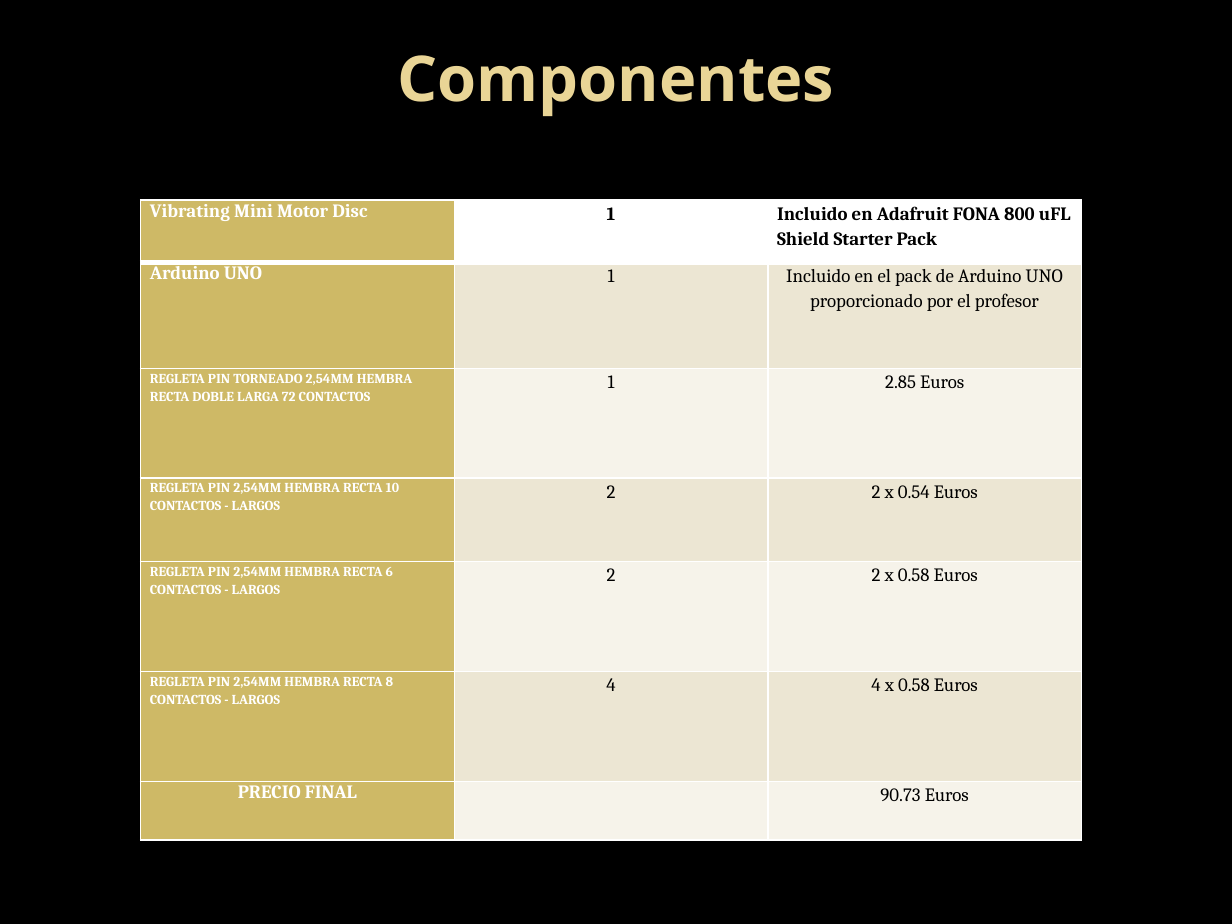
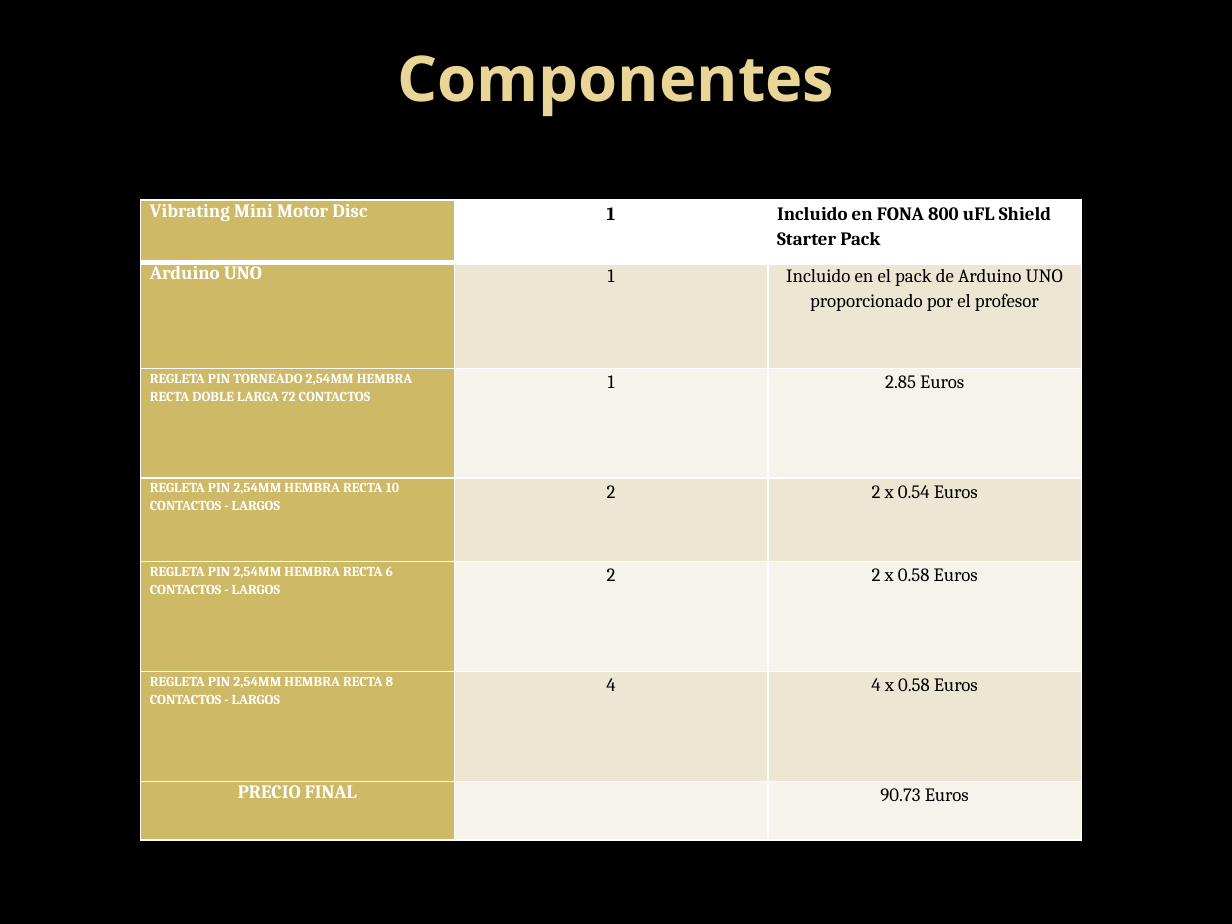
Before and after one commit to JaimeLLanos/ArduinoPhoneduino, a slide deck: slide 3 of PHONEDUINO.pptx. Drawn at 1232x924 pixels with LibreOffice and Linux fonts; fonts in the diff are those of the drawing; background and template pictures are left out. Boxes give left, top, right and bottom in pixels: in the first picture for what was removed or moved away, otherwise in the second. Text is boxed around its words. In the diff, an @@ line names an element or a change of style, - is before the commit and + after.

```diff
--- a/PHONEDUINO.pptx
+++ b/PHONEDUINO.pptx
@@ table at (140,200,1083,840) @@
-row 1, column 3: Incluido en Adafruit FONA 800 uFL Shield Starter Pack
+row 1, column 3: Incluido en FONA 800 uFL Shield Starter Pack
```
Also in this commit, not shown: 7 other slides changed.
